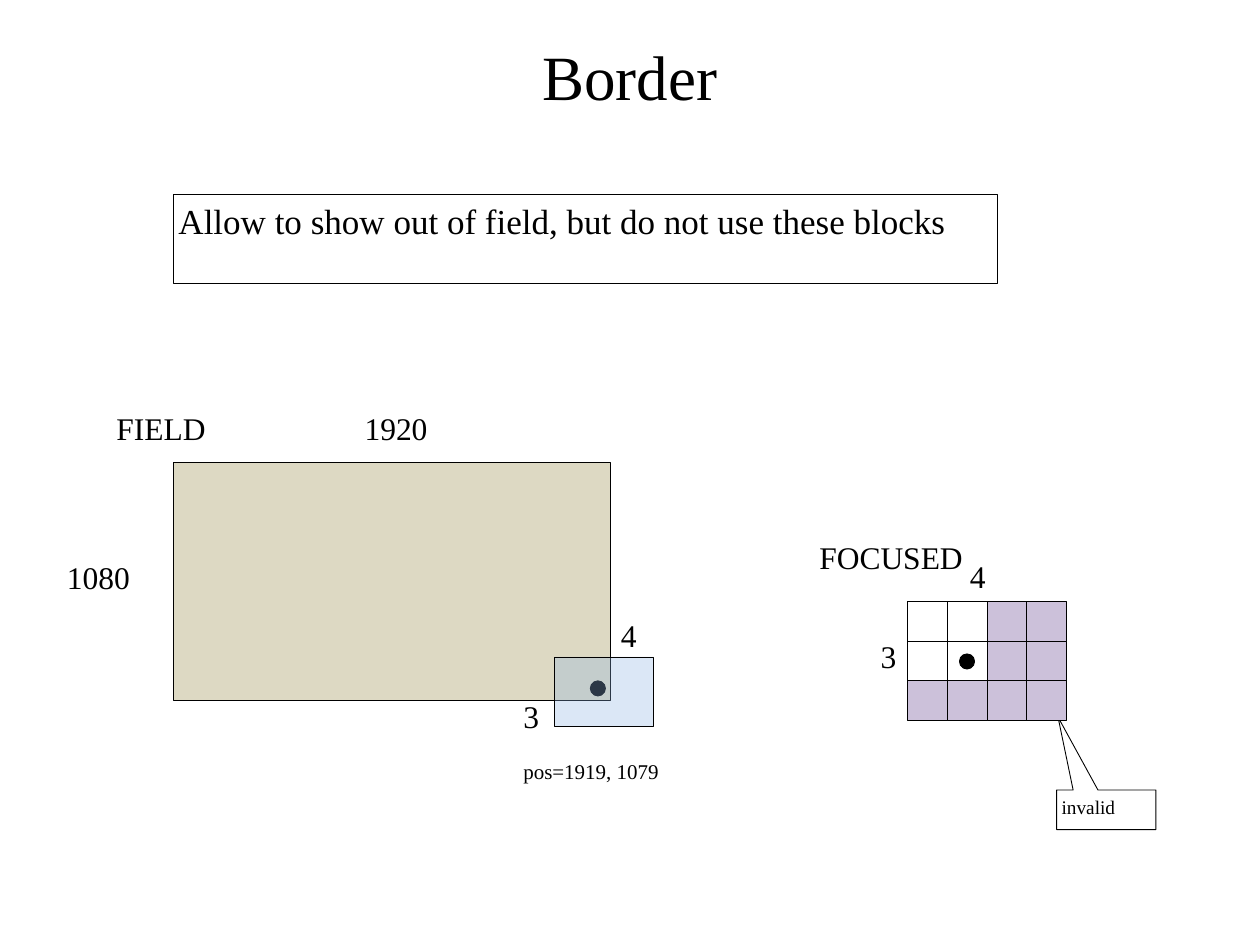
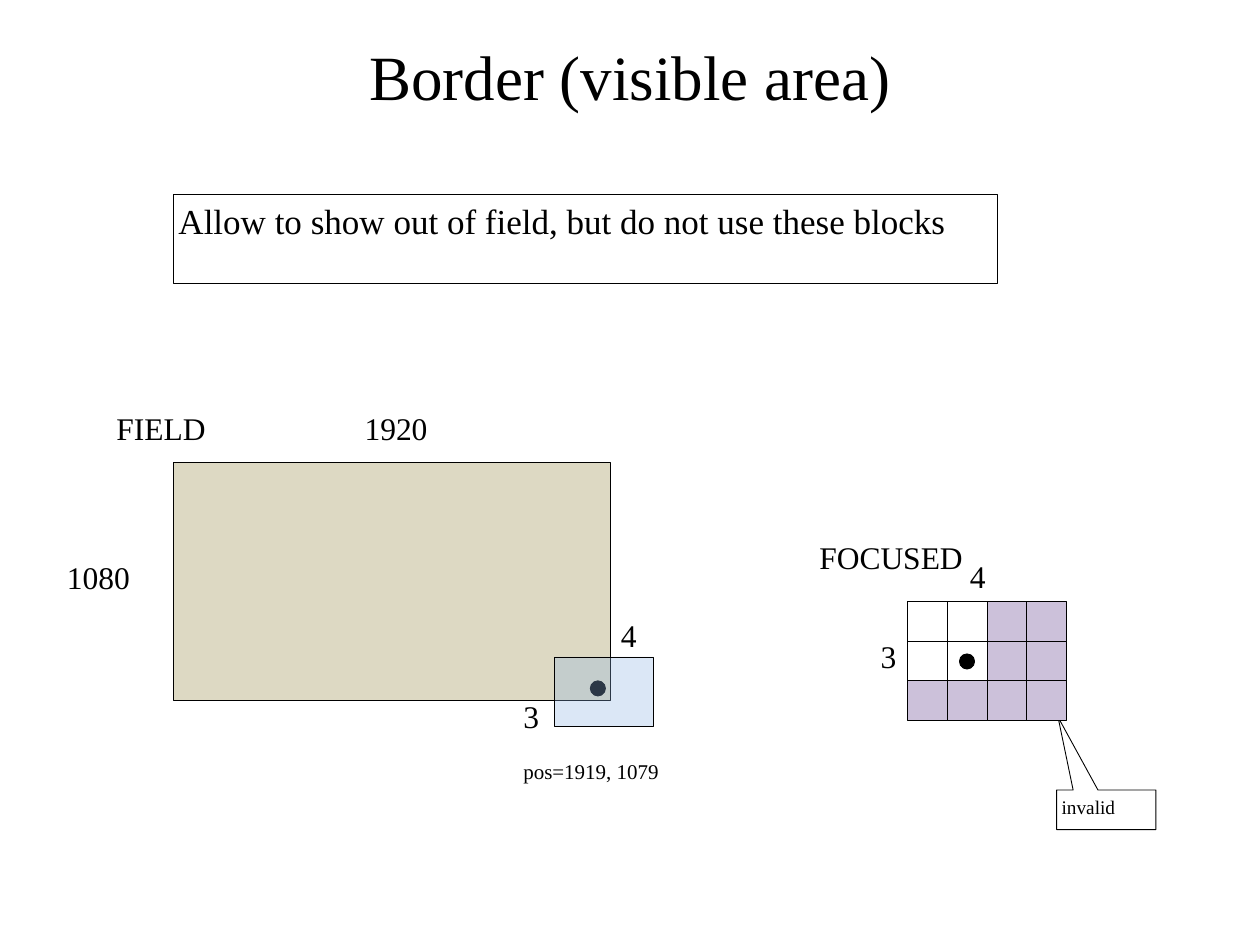
Before and after one commit to iwatake2222/LifeGame, a slide deck: slide 19 of LifeGameDesignDocument.pptx (slide 15 before the commit). Drawn at 1260x945 pixels with LibreOffice and Linux fonts; fonts in the diff are those of the drawing. Boxes give left, top, right and bottom in pixels: in the first picture for what was removed or moved away, otherwise in the second. Text is boxed around its words. In the diff, an @@ line names an element or a change of style, - is before the commit and + after.

```diff
--- a/LifeGameDesignDocument.pptx
+++ b/LifeGameDesignDocument.pptx
@@ text at (x1=369, y1=56, x2=890, y2=112): text changed @@
-Border
+Border (visible area)
```
Also in this commit, not shown: 6 other slides changed, 5 slides added, 19 other files.
